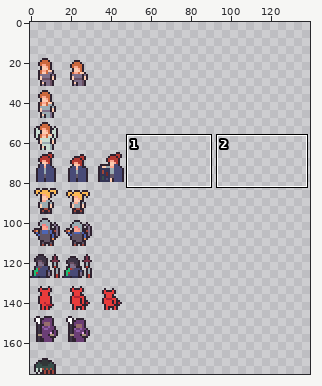
A pixel-art file gets an edit: Assets/Textures/SpriteV1.aseprite. Above, an overview of the earlier version with the close-up marked.
Close-up. Before the edit:
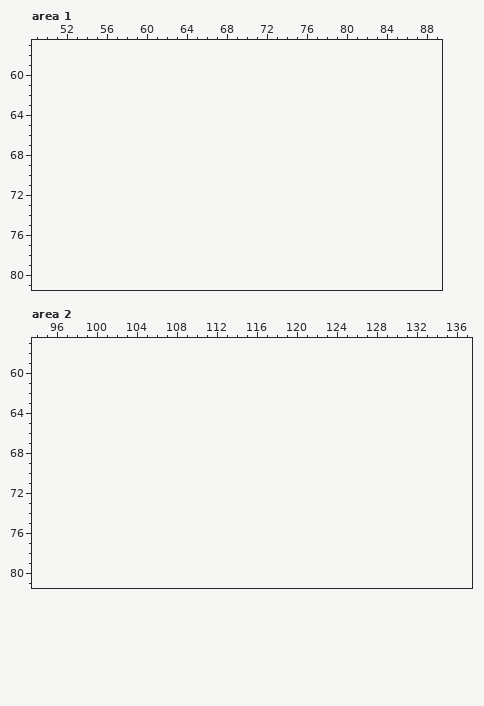
48x160 pixels, 1 frame. Shown: area 1: x 49..89, y 57..81; area 2: x 94..137, y 57..81. The old version is drawn lined up with the new one, on the new canvas. The wide view leaves out empty margins. The commit also changed other parts of the picture, which this record leaves out.
After:
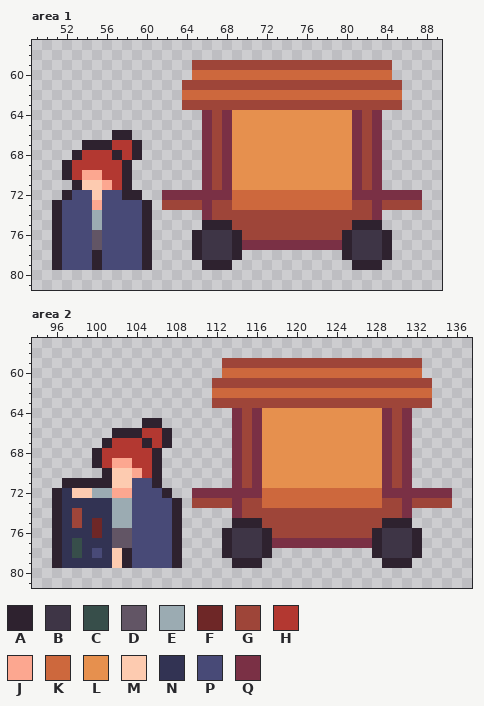
Palette (. is transparent): A #2e222f  B #3e3546  C #374e4a  D #625565  E #9babb2  F #6e2727  G #9e4539  H #b33831  J #fca790  K #cd683d  L #e6904e  M #fdcbb0  N #323353  P #484a77  Q #7a3045
The edit:
canvas 48x160 -> 144x176, the old top-left corner now at 0,16
Changed rows in their new state; - is an unchanged pixel.
Area 1:
first column x 51:
59 --------------GGGGGGGGGGGGGGGGGGGG---
60 --------------KKKKKKKKKKKKKKKKKKKK---
61 -------------GGGGGGGGGGGGGGGGGGGGGG--
62 -------------KKKKKKKKKKKKKKKKKKKKKK--
63 -------------GGGGGGGGGGGGGGGGGGGGGG--
64 ---------------QGQLLLLLLLLLLLLQGQ----
65 ---------------QGQLLLLLLLLLLLLQGQ----
66 ------AA-------QGQLLLLLLLLLLLLQGQ----
67 ---AAAHHA------QGQLLLLLLLLLLLLQGQ----
68 --AHHHAHA------QGQLLLLLLLLLLLLQGQ----
69 -AHHHHHA-------QGQLLLLLLLLLLLLQGQ----
70 -AHJJHHA-------QGQLLLLLLLLLLLLQGQ----
71 --AMMJHA-------QGQLLLLLLLLLLLLQGQ----
72 -APPMPPAA--QQQQQQQKKKKKKKKKKKKQQQQQQQ
73 APPPJPPPPA-GGGGQGGKKKKKKKKKKKKGGQGGGG
74 APPPEPPPPA-----QGGGGGGGGGGGGGGGGQ----
75 APPPEPPPPA-----AAAGGGGGGGGGGGGAAA----
76 APPPDPPPPA----ABBBAGGGGGGGGGGABBBA---
77 APPPDPPPPA----ABBBAQQQQQQQQQQABBBA---
78 APPPAPPPPA----ABBBA----------ABBBA---
79 APPPAPPPPA-----AAA------------AAA----
Area 2:
first column x 96:
59 -----------------GGGGGGGGGGGGGGGGGGGG---
60 -----------------KKKKKKKKKKKKKKKKKKKK---
61 ----------------GGGGGGGGGGGGGGGGGGGGGG--
62 ----------------KKKKKKKKKKKKKKKKKKKKKK--
63 ----------------GGGGGGGGGGGGGGGGGGGGGG--
64 ------------------QGQLLLLLLLLLLLLQGQ----
65 ---------AA-------QGQLLLLLLLLLLLLQGQ----
66 ------AAAHHA------QGQLLLLLLLLLLLLQGQ----
67 -----AHHHAHA------QGQLLLLLLLLLLLLQGQ----
68 ----AHHHHHA-------QGQLLLLLLLLLLLLQGQ----
69 ----AHJJHHA-------QGQLLLLLLLLLLLLQGQ----
70 -----AMMJHA-------QGQLLLLLLLLLLLLQGQ----
71 -AAAAAMMPPA-------QGQLLLLLLLLLLLLQGQ----
72 ANMMEEJJPPPA--QQQQQQQKKKKKKKKKKKKQQQQQQQ
73 ANNNNNEEPPPPA-GGGGQGGKKKKKKKKKKKKGGQGGGG
74 ANGNNNEEPPPPA-----QGGGGGGGGGGGGGGGGQ----
75 ANGNFNEEPPPPA-----AAAGGGGGGGGGGGGAAA----
76 ANNNFNDDPPPPA----ABBBAGGGGGGGGGGABBBA---
77 ANCNNNDDPPPPA----ABBBAQQQQQQQQQQABBBA---
78 ANCNPNMAPPPPA----ABBBA----------ABBBA---
79 ANNNNNMAPPPPA-----AAA------------AAA----
